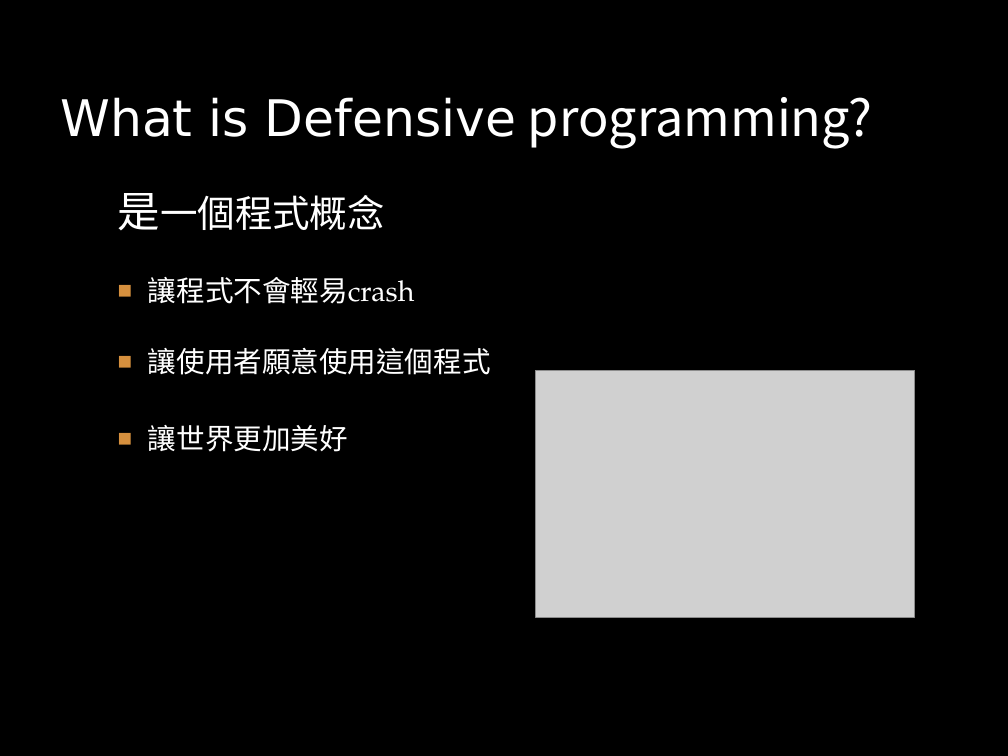
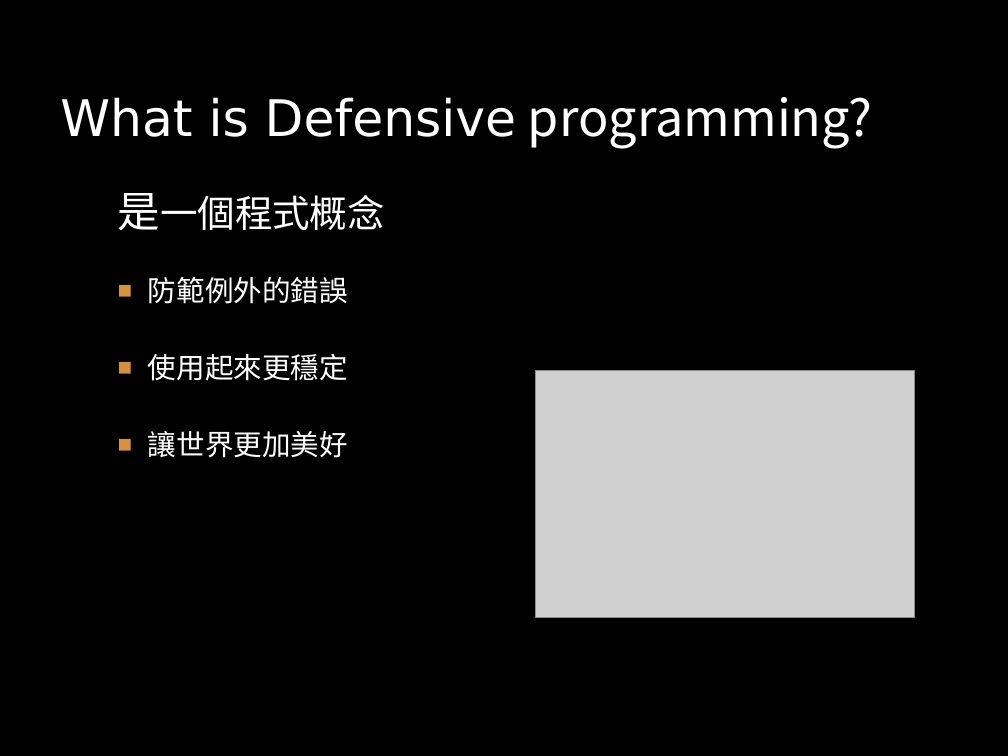
Before and after one commit to boris410/gitlab, a slide deck: slide 4 of 研一/作業二/defensive/Learning Defensive programming.pptx. Drawn at 1008x756 pixels with LibreOffice and Linux fonts; fonts in the diff are those of the drawing; grey boxes stand for pictures; background and template pictures are left out. Boxes give left, top, right and bottom in pixels: in the first picture for what was removed or moved away, otherwise in the second. Text is boxed around its words. In the diff, an @@ line names an element or a change of style, - is before the commit and + after.

```diff
--- a/研一/作業二/defensive/Learning Defensive programming.pptx
+++ b/研一/作業二/defensive/Learning Defensive programming.pptx
@@ text at (x1=148, y1=277, x2=348, y2=381): text changed @@
-  ■ 讓程式不會輕易crash
-  ■ 讓使用者願意使用這個程式
+  ■ 防範例外的錯誤
+  ■ 使用起來更穩定
```
Also in this commit, not shown: 6 other slides changed, 2 slides added, 1 slide removed, 6 other files.
